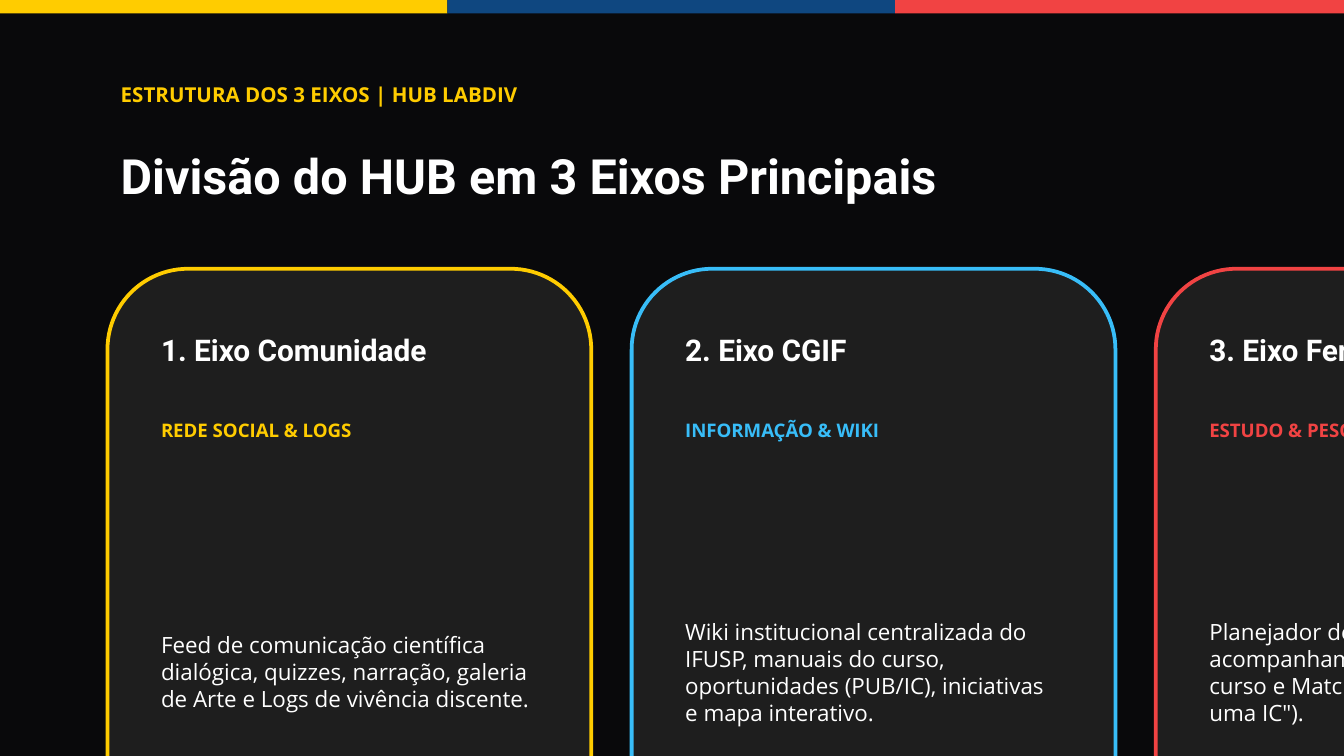
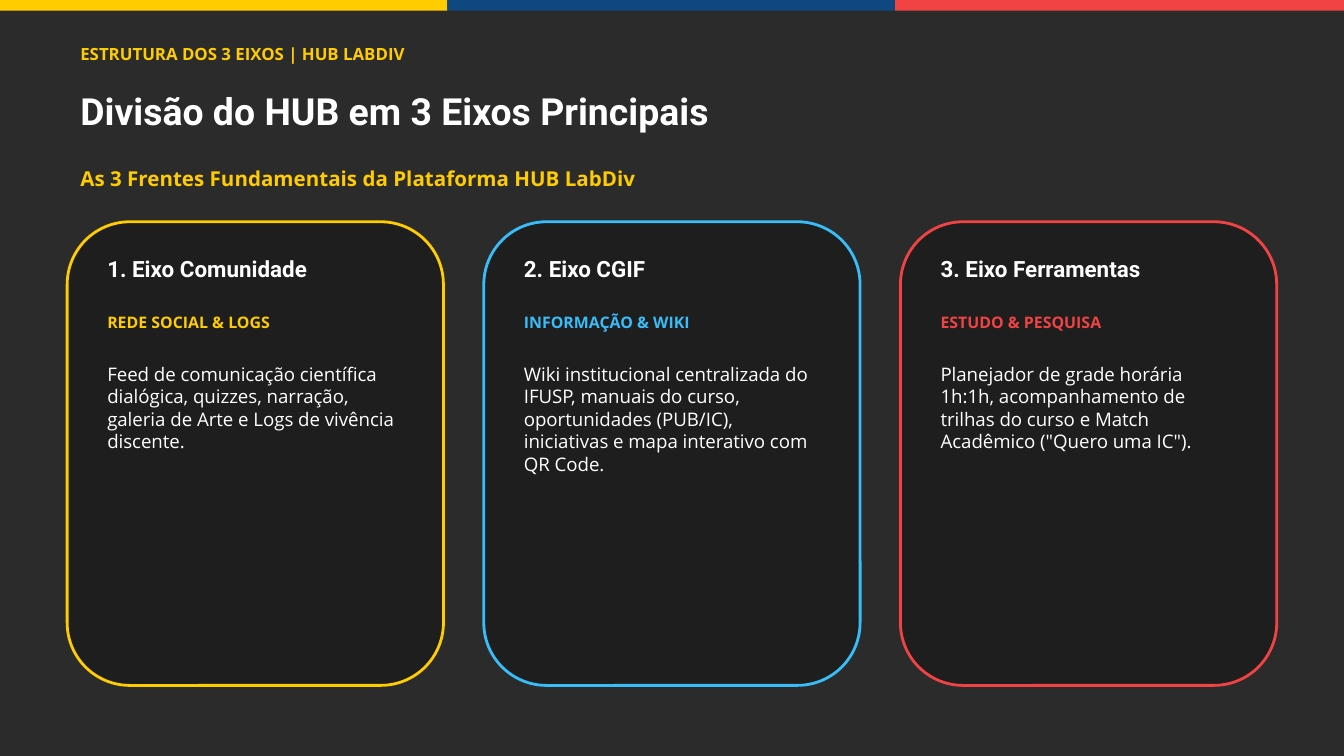
Before and after one commit to HUB-LabDiv/HUB-LabDiv, a slide deck: slide 2 of public/Apresentação - HUB LabDiv.pptx. Drawn at 1344x756 pixels with LibreOffice and Linux fonts; fonts in the diff are those of the drawing; background and template pictures are left out; a plain dark background stands for a picture behind light text. Boxes give left, top, right and bottom in pixels: in the first picture for what was removed or moved away, otherwise in the second. Text is boxed around its words. In the diff, an @@ line names an element or a change of style, - is before the commit and + after.

Commit message:
feat: update project messaging, add green theme, and refine PPTX generation layout

```diff
--- a/public/Apresentação - HUB LabDiv.pptx
+++ b/public/Apresentação - HUB LabDiv.pptx
@@ background #09090B to picture (left out) @@
@@ text "ESTRUTURA DOS 3 EIXOS | ...": place and size @@
-text "ESTRUTURA DOS 3 EIXOS | ..." at [121, 87, 517, 103]
+text "ESTRUTURA DOS 3 EIXOS | ..." at [80, 48, 404, 60]
@@ text "ESTRUTURA DOS 3 EIXOS | ..." at [80, 48, 404, 60]: size 11 to 9 pt @@
@@ text "Divisão do HUB em 3 ...": place and size @@
-text "Divisão do HUB em 3 ..." at [121, 157, 936, 204]
+text "Divisão do HUB em 3 ..." at [80, 97, 708, 133]
@@ text "Divisão do HUB em 3 ..." at [80, 97, 708, 133]: size 26 to 20 pt @@
@@ text added at [80, 170, 635, 186], 11 pt, text #FFCC00, bold @@
+As 3 Frentes Fundamentais da Plataforma HUB LabDiv
@@ rounded rectangle added at [67, 222, 444, 685], fill #1E1E1E, outline #FFCC00 1.5 pt @@
@@ rounded rectangle added at [484, 222, 860, 685], fill #1E1E1E, outline #38BDF8 1.5 pt @@
@@ rounded rectangle added at [900, 222, 1277, 685], fill #1E1E1E, outline #F14343 1.5 pt @@
@@ text "1. Eixo Comunidade": place and size @@
-text "1. Eixo Comunidade" at [161, 338, 427, 362]
+text "1. Eixo Comunidade" at [107, 260, 307, 278]
@@ rounded rectangle removed at [108, 269, 591, 756] @@
@@ text "2. Eixo CGIF": place and size @@
-text "2. Eixo CGIF" at [685, 339, 847, 362]
+text "2. Eixo CGIF" at [524, 260, 645, 278]
@@ rounded rectangle removed at [632, 269, 1116, 756] @@
@@ size 16 to 12 pt in 3 elements at [107, 260, 307, 278], [524, 260, 645, 278], [941, 260, 1140, 278] @@
@@ text "3. Eixo Ferramentas": place and size @@
-text "3. Eixo Ferramentas" at [1209, 339, 1298, 362]
+text "3. Eixo Ferramentas" at [941, 260, 1140, 278]
@@ rounded rectangle removed at [1156, 269, 1344, 756] @@
@@ text "REDE SOCIAL & LOGS": place and size @@
-text "REDE SOCIAL & LOGS" at [161, 423, 352, 437]
+text "REDE SOCIAL & LOGS" at [107, 316, 270, 328]
@@ text "INFORMAÇÃO & WIKI": place and size @@
-text "INFORMAÇÃO & WIKI" at [685, 420, 880, 442]
+text "INFORMAÇÃO & WIKI" at [524, 314, 689, 332]
@@ size 10 to 8.5 pt in 3 elements at [107, 316, 270, 328], [524, 314, 689, 332], [941, 316, 1101, 331] @@
@@ text "ESTUDO & PESQUISA": place and size @@
-text "ESTUDO & PESQUISA" at [1209, 423, 1283, 437]
+text "ESTUDO & PESQUISA" at [941, 316, 1101, 331]
@@ text "Feed de comunicação científica dialógica, ...": place and size @@
-text "Feed de comunicação científica dialógica, ..." at [161, 636, 529, 713]
+text "Feed de comunicação científica dialógica, ..." at [107, 366, 394, 449]
@@ text "Feed de comunicação científica dialógica, ..." at [107, 366, 394, 449]: size 12 to 10 pt; vertical alignment middle to top @@
@@ text "Wiki institucional centralizada do IFUSP, ..." at [524, 366, 808, 474]: vertical alignment middle to top @@
@@ text "Planejador de grade horária 1h:1h, ..." at [941, 366, 1192, 451]: size 12 to 10 pt; vertical alignment middle to top @@
@@ text "Planejador de grade horária 1h:1h, ...": place and size @@
-text "Planejador de grade horária 1h:1h, ..." at [1209, 623, 1344, 725]
+text "Planejador de grade horária 1h:1h, ..." at [941, 366, 1192, 451]
@@ text at [524, 366, 808, 474]: text changed; size 12 to 10 pt @@
-Wiki institucional centralizada do IFUSP, manuais do curso, oportunidades (PUB/IC), iniciativas e mapa interativo.
+Wiki institucional centralizada do IFUSP, manuais do curso, oportunidades (PUB/IC), iniciativas e mapa interativo com QR Code.
```
Also in this commit, not shown: 4 other slides changed, 2 other files.
